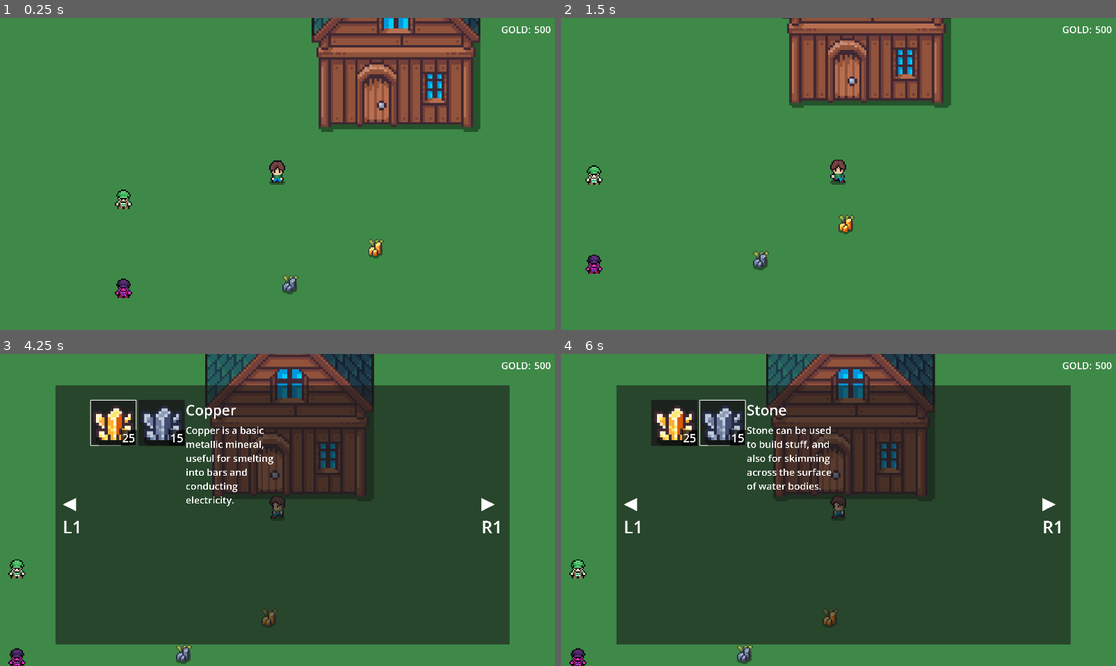
Above: before the commit, frames 1-4 (two rows, left to right).
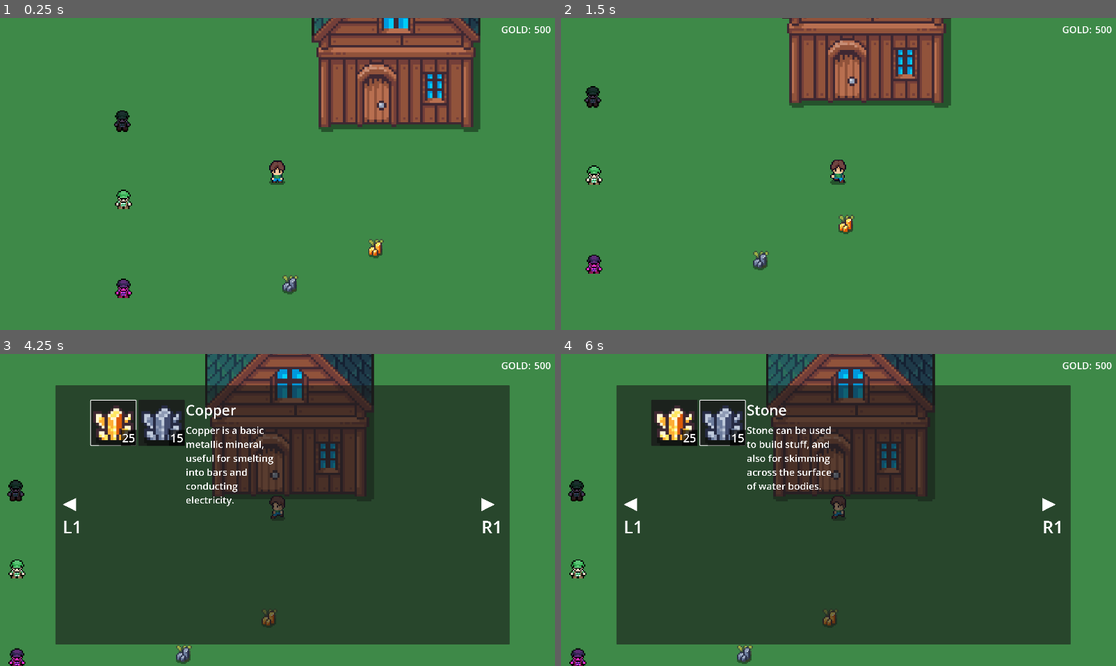
Above: after the commit, the same moments.

Repository: esasiela/hc-adventure-game
Game: Godot game, scene res://scenes/main.tscn
Same seed, same stepped clock (60 frames per second), same inputs: the game is played once before the commit and once after it.
Inputs (mouse positions are in pixels of both pictures, inside the frame that each line leads up to):
- Up to frame 1 (0.25 s): no input
- Up to frame 2 (1.5 s): tap Enter (ui_accept) at 0.5, 0.77 s; move the mouse to (960, 158) at 0.52 s; hold Right (right) 0.53-1.28 s; hold E (interact) 0.53-1.28 s; click (960, 158) at 0.67 s; move the mouse to (727, 189) at 1.27 s; hold Down (down) from 1.28 s (still down); tap E (interact) at 1.35 s
- Up to frame 3 (4.25 s): tap Enter (ui_accept) at 1.52, 3.02, 3.77 s; move the mouse to (333, 441) at 2.02 s; release Down (down) at 2.03 s; hold Right (right) 2.03-2.78 s; hold E (interact) 2.03-2.78 s; move the mouse to (249, 572) at 2.77 s; hold Up (ui_up) 2.78-3.53 s; tap E (interact) at 2.85 s; click (249, 572) at 2.92 s; move the mouse to (444, 556) at 3.52 s; hold Left (left) from 3.53 s (still down); hold E (interact) from 3.53 s (still down); tap I (inventory_toggle) at 4.15 s
- Up to frame 4 (6 s): move the mouse to (672, 422) at 4.27 s; release E (interact) at 4.28 s; tap E (interact) at 4.35, 5.85 s; click (672, 422) at 4.42 s; tap Enter (ui_accept) at 4.52, 5, 5.75 s; move the mouse to (721, 422) at 5.02 s; release Left (left) at 5.03 s; hold Down (down) 5.03-5.78 s; hold E (interact) 5.03-5.78 s; click (721, 422) at 5.17 s; move the mouse to (755, 432) at 5.77 s; hold Right (right) from 5.78 s (still down)

The runs differ from the first frame. In frame 1, 0.2% of the frame differs, in the area x 20-24%, y 29-37%; in frame 2, 0.2%, in the area x 4-8%, y 21-29%; in frame 3, 0.2%; in frame 4, 0.2%.

Commit message:
Add npc service menu

Diff:
--- /dev/null
+++ b/npcs/feydor_slack/feydor_slack_dialogue.tres
@@ -0,0 +1,22 @@
+[gd_resource type="Resource" script_class="Dialogue" format=3 uid="uid://c0y8p652npgg"]
+
+[ext_resource type="Script" uid="uid://bcq7s40seq3ik" path="res://scripts/dialogue/dialogue_choice.gd" id="1_j8pvm"]
+[ext_resource type="Script" uid="uid://baauah4044ivb" path="res://scripts/dialogue/dialogue_line.gd" id="2_oxpat"]
+[ext_resource type="Script" uid="uid://duy33n3rk3o2f" path="res://scripts/dialogue/dialogue.gd" id="3_vdoj0"]
+
+[sub_resource type="Resource" id="Resource_ag6kv"]
+script = ExtResource("1_j8pvm")
+text = "Goodbye"
+metadata/_custom_type_script = "uid://bcq7s40seq3ik"
+
+[sub_resource type="Resource" id="Resource_h40yd"]
+script = ExtResource("2_oxpat")
+speaker = "Feydor"
+text = "Howdee doodee, guy?"
+metadata/_custom_type_script = "uid://baauah4044ivb"
+
+[resource]
+script = ExtResource("3_vdoj0")
+lines = Array[ExtResource("2_oxpat")]([SubResource("Resource_h40yd")])
+choices = Array[ExtResource("1_j8pvm")]([SubResource("Resource_ag6kv")])
+metadata/_custom_type_script = "uid://duy33n3rk3o2f"
--- /dev/null
+++ b/npcs/feydor_slack/feydor_slack_inventory.tres
@@ -0,0 +1,11 @@
+[gd_resource type="Resource" script_class="VendorInventory" format=3 uid="uid://kp02ywkm5xei"]
+
+[ext_resource type="Script" uid="uid://e2o0ti6fh3x8" path="res://npcs/vendor_inventory.gd" id="1_8m17q"]
+[ext_resource type="Script" uid="uid://cbnde0ytvfd0g" path="res://items/item.gd" id="2_1nyvv"]
+[ext_resource type="Resource" uid="uid://dy1o715l7uimk" path="res://items/stone.tres" id="3_1nyvv"]
+[ext_resource type="Resource" uid="uid://q3oklm07ui4s" path="res://items/copper.tres" id="4_4sqcf"]
+
+[resource]
+script = ExtResource("1_8m17q")
+stock = Array[ExtResource("2_1nyvv")]([ExtResource("3_1nyvv"), ExtResource("4_4sqcf")])
+metadata/_custom_type_script = "uid://e2o0ti6fh3x8"
--- /dev/null
+++ b/npcs/feydor_slack/feydor_slack_npc.tscn
@@ -0,0 +1,19 @@
+[gd_scene format=3 uid="uid://bsessbvakrq1f"]
+
+[ext_resource type="PackedScene" uid="uid://q8xeyu0a0hp8" path="res://npcs/npc.tscn" id="1_nquu3"]
+[ext_resource type="Texture2D" uid="uid://b4tn0o7rjfb5d" path="res://assets/images/isaiah658/Green-Cap-Character-16x18.png" id="2_0yt18"]
+[ext_resource type="Resource" uid="uid://c0y8p652npgg" path="res://npcs/feydor_slack/feydor_slack_dialogue.tres" id="2_q8gm6"]
+[ext_resource type="Resource" uid="uid://frd4l0o7g5t1" path="res://quests/gather_copper2/gather_copper2_quest.tres" id="2_te64f"]
+[ext_resource type="Resource" uid="uid://kp02ywkm5xei" path="res://npcs/feydor_slack/feydor_slack_inventory.tres" id="3_u4ebg"]
+
+[node name="FeydorSlack" unique_id=1751764694 instance=ExtResource("1_nquu3")]
+display_name = "Feydor Slack"
+dialogue = ExtResource("2_q8gm6")
+vendor_inventory = ExtResource("3_u4ebg")
+quest = ExtResource("2_te64f")
+
+[node name="Sprite2D" type="Sprite2D" parent="." index="3" unique_id=1796010105]
+modulate = Color(0.2901961, 0.24313726, 0.39215687, 1)
+texture = ExtResource("2_0yt18")
+region_enabled = true
+region_rect = Rect2(0, 0, 16, 18)
--- a/npcs/vendor_one/vendor_one_dialogue.tres
+++ b/npcs/vendor_one/vendor_one_dialogue.tres
@@ -8,6 +8,12 @@
 script = ExtResource("1_sv6e5")
 text = "Let's do business"
 action = "open_vendor"
+metadata/_custom_type_script = "uid://bcq7s40seq3ik"
+
+[sub_resource type="Resource" id="Resource_4gudk"]
+script = ExtResource("1_sv6e5")
+text = "Can I help you with something?"
+action = "open_quest"
 metadata/_custom_type_script = "uid://bcq7s40seq3ik"
 
 [sub_resource type="Resource" id="Resource_ag6kv"]
@@ -24,5 +30,5 @@
 [resource]
 script = ExtResource("3_ks0rb")
 lines = Array[ExtResource("2_h8bt7")]([SubResource("Resource_h40yd")])
-choices = Array[ExtResource("1_sv6e5")]([SubResource("Resource_y6vvo"), SubResource("Resource_ag6kv")])
+choices = Array[ExtResource("1_sv6e5")]([SubResource("Resource_y6vvo"), SubResource("Resource_4gudk"), SubResource("Resource_ag6kv")])
 metadata/_custom_type_script = "uid://duy33n3rk3o2f"
--- a/npcs/vendor_one/vendor_one_npc.tscn
+++ b/npcs/vendor_one/vendor_one_npc.tscn
@@ -5,12 +5,14 @@
 [ext_resource type="Texture2D" uid="uid://ccdvui2l5y0a0" path="res://assets/images/items/shikashi/tile204.png" id="3_4xjor"]
 [ext_resource type="Texture2D" uid="uid://dl7vmpsrfsg6v" path="res://assets/images/ninja_adventure/Actor/Character/OldMan/SpriteSheet.png" id="4_ap1mf"]
 [ext_resource type="Resource" uid="uid://b3s7mun6oyqf4" path="res://npcs/vendor_one/vendor_one_inventory.tres" id="4_ifmkn"]
+[ext_resource type="Resource" uid="uid://cxxbhoax8lrir" path="res://quests/gather_copper/gather_copper_quest.tres" id="5_4xjor"]
 
 [node name="VendorOne" unique_id=1751764694 instance=ExtResource("1_gn6gy")]
 display_name = "Vendor One"
 dialogue = ExtResource("2_ifmkn")
 portrait = ExtResource("3_4xjor")
 vendor_inventory = ExtResource("4_ifmkn")
+quest = ExtResource("5_4xjor")
 
 [node name="Sprite2D" type="Sprite2D" parent="." index="3" unique_id=1256236975]
 texture = ExtResource("4_ap1mf")
--- /dev/null
+++ b/quests/gather_copper2/gather_copper2_completed.tres
@@ -0,0 +1,22 @@
+[gd_resource type="Resource" script_class="Dialogue" format=3 uid="uid://bk20h5bs4wq73"]
+
+[ext_resource type="Script" uid="uid://bcq7s40seq3ik" path="res://scripts/dialogue/dialogue_choice.gd" id="1_uhpi2"]
+[ext_resource type="Script" uid="uid://baauah4044ivb" path="res://scripts/dialogue/dialogue_line.gd" id="2_6jcmp"]
+[ext_resource type="Script" uid="uid://duy33n3rk3o2f" path="res://scripts/dialogue/dialogue.gd" id="3_v7akb"]
+
+[sub_resource type="Resource" id="Resource_qj27g"]
+script = ExtResource("1_uhpi2")
+text = "Goodbye"
+metadata/_custom_type_script = "uid://bcq7s40seq3ik"
+
+[sub_resource type="Resource" id="Resource_cddm4"]
+script = ExtResource("2_6jcmp")
+speaker = "Feydor"
+text = "Thank you for that copper, really helped me out."
+metadata/_custom_type_script = "uid://baauah4044ivb"
+
+[resource]
+script = ExtResource("3_v7akb")
+lines = Array[ExtResource("2_6jcmp")]([SubResource("Resource_cddm4")])
+choices = Array[ExtResource("1_uhpi2")]([SubResource("Resource_qj27g")])
+metadata/_custom_type_script = "uid://duy33n3rk3o2f"
--- /dev/null
+++ b/quests/gather_copper2/gather_copper2_in_progress.tres
@@ -0,0 +1,22 @@
+[gd_resource type="Resource" script_class="Dialogue" format=3 uid="uid://hw3sjireocki"]
+
+[ext_resource type="Script" uid="uid://bcq7s40seq3ik" path="res://scripts/dialogue/dialogue_choice.gd" id="1_dhqtu"]
+[ext_resource type="Script" uid="uid://baauah4044ivb" path="res://scripts/dialogue/dialogue_line.gd" id="2_45dy6"]
+[ext_resource type="Script" uid="uid://duy33n3rk3o2f" path="res://scripts/dialogue/dialogue.gd" id="3_c4jd8"]
+
+[sub_resource type="Resource" id="Resource_nndbv"]
+script = ExtResource("1_dhqtu")
+text = "Goodbye"
+metadata/_custom_type_script = "uid://bcq7s40seq3ik"
+
+[sub_resource type="Resource" id="Resource_bcowk"]
+script = ExtResource("2_45dy6")
+speaker = "Feydor"
+text = "Still working on it? Don't forget — 3 pieces of copper. I'll be here."
+metadata/_custom_type_script = "uid://baauah4044ivb"
+
+[resource]
+script = ExtResource("3_c4jd8")
+lines = Array[ExtResource("2_45dy6")]([SubResource("Resource_bcowk")])
+choices = Array[ExtResource("1_dhqtu")]([SubResource("Resource_nndbv")])
+metadata/_custom_type_script = "uid://duy33n3rk3o2f"
--- /dev/null
+++ b/quests/gather_copper2/gather_copper2_offer.tres
@@ -0,0 +1,34 @@
+[gd_resource type="Resource" script_class="Dialogue" format=3 uid="uid://cd0xdjj78ska0"]
+
+[ext_resource type="Script" uid="uid://bcq7s40seq3ik" path="res://scripts/dialogue/dialogue_choice.gd" id="1_rmyqk"]
+[ext_resource type="Script" uid="uid://baauah4044ivb" path="res://scripts/dialogue/dialogue_line.gd" id="2_0mivd"]
+[ext_resource type="Script" uid="uid://duy33n3rk3o2f" path="res://scripts/dialogue/dialogue.gd" id="3_1epj0"]
+
+[sub_resource type="Resource" id="Resource_pqbi6"]
+script = ExtResource("1_rmyqk")
+text = "I'll help"
+action = "accept_quest"
+metadata/_custom_type_script = "uid://bcq7s40seq3ik"
+
+[sub_resource type="Resource" id="Resource_hb6uf"]
+script = ExtResource("1_rmyqk")
+text = "Not now"
+metadata/_custom_type_script = "uid://bcq7s40seq3ik"
+
+[sub_resource type="Resource" id="Resource_cp7qj"]
+script = ExtResource("2_0mivd")
+speaker = "Feydor"
+text = "You seem to have a strong back, traveler! Are you interested in a job?"
+metadata/_custom_type_script = "uid://baauah4044ivb"
+
+[sub_resource type="Resource" id="Resource_sh8hx"]
+script = ExtResource("2_0mivd")
+speaker = "Feydor"
+text = "I've been low on copper for weeks. If you could bring me 3 pieces of copper ore, I'd reward you well."
+metadata/_custom_type_script = "uid://baauah4044ivb"
+
+[resource]
+script = ExtResource("3_1epj0")
+lines = Array[ExtResource("2_0mivd")]([SubResource("Resource_cp7qj"), SubResource("Resource_sh8hx")])
+choices = Array[ExtResource("1_rmyqk")]([SubResource("Resource_pqbi6"), SubResource("Resource_hb6uf")])
+metadata/_custom_type_script = "uid://duy33n3rk3o2f"
--- /dev/null
+++ b/quests/gather_copper2/gather_copper2_quest.tres
@@ -0,0 +1,47 @@
+[gd_resource type="Resource" script_class="Quest" format=3 uid="uid://frd4l0o7g5t1"]
+
+[ext_resource type="Resource" uid="uid://bk20h5bs4wq73" path="res://quests/gather_copper2/gather_copper2_completed.tres" id="1_es20n"]
+[ext_resource type="Resource" uid="uid://hw3sjireocki" path="res://quests/gather_copper2/gather_copper2_in_progress.tres" id="2_haq05"]
+[ext_resource type="Script" uid="uid://d0fnk84827y3j" path="res://quests/objective.gd" id="3_perwf"]
+[ext_resource type="Resource" uid="uid://cd0xdjj78ska0" path="res://quests/gather_copper2/gather_copper2_offer.tres" id="4_ddrj8"]
+[ext_resource type="Resource" uid="uid://q3oklm07ui4s" path="res://items/copper.tres" id="4_uptkx"]
+[ext_resource type="Script" uid="uid://bpnpycmbewxmx" path="res://quests/objective_gather.gd" id="5_fsgiy"]
+[ext_resource type="Script" uid="uid://dnsnn3jvnfqdq" path="res://quests/reward.gd" id="7_hnvrj"]
+[ext_resource type="Script" uid="uid://dvuxfj4rkkw00" path="res://quests/reward_gold.gd" id="8_3dxqs"]
+[ext_resource type="Resource" uid="uid://dy1o715l7uimk" path="res://items/stone.tres" id="9_68ijy"]
+[ext_resource type="Script" uid="uid://478l12uuxcht" path="res://quests/reward_item.gd" id="10_bbqpy"]
+[ext_resource type="Script" uid="uid://klkf740dgoy6" path="res://quests/quest.gd" id="11_tihay"]
+[ext_resource type="Resource" uid="uid://nijs64ax8ytb" path="res://quests/gather_copper2/gather_copper2_turn_in.tres" id="12_xcwln"]
+
+[sub_resource type="Resource" id="Resource_axnii"]
+script = ExtResource("5_fsgiy")
+item = ExtResource("4_uptkx")
+required_quantity = 3
+description = "Gather Copper ore"
+metadata/_custom_type_script = "uid://bpnpycmbewxmx"
+
+[sub_resource type="Resource" id="Resource_rmlik"]
+script = ExtResource("8_3dxqs")
+amount = 55
+description = "55 Gold"
+metadata/_custom_type_script = "uid://dvuxfj4rkkw00"
+
+[sub_resource type="Resource" id="Resource_no3lo"]
+script = ExtResource("10_bbqpy")
+item = ExtResource("9_68ijy")
+quantity = 3
+description = "1 Stone"
+metadata/_custom_type_script = "uid://478l12uuxcht"
+
+[resource]
+script = ExtResource("11_tihay")
+id = "gather_copper2"
+title = "Vendor's Copper"
+description = "The vendor Feydor Slack needs copper ore to trade with the passing caravans. Bring him 3 pieces of copper."
+objectives = Array[ExtResource("3_perwf")]([SubResource("Resource_axnii")])
+offer_dialogue = ExtResource("4_ddrj8")
+in_progress_dialogue = ExtResource("2_haq05")
+turn_in_dialogue = ExtResource("12_xcwln")
+completed_dialogue = ExtResource("1_es20n")
+rewards = Array[ExtResource("7_hnvrj")]([SubResource("Resource_rmlik"), SubResource("Resource_no3lo")])
+metadata/_custom_type_script = "uid://klkf740dgoy6"
--- /dev/null
+++ b/quests/gather_copper2/gather_copper2_turn_in.tres
@@ -0,0 +1,34 @@
+[gd_resource type="Resource" script_class="Dialogue" format=3 uid="uid://nijs64ax8ytb"]
+
+[ext_resource type="Script" uid="uid://bcq7s40seq3ik" path="res://scripts/dialogue/dialogue_choice.gd" id="1_gn0qa"]
+[ext_resource type="Script" uid="uid://baauah4044ivb" path="res://scripts/dialogue/dialogue_line.gd" id="2_6u2in"]
+[ext_resource type="Script" uid="uid://duy33n3rk3o2f" path="res://scripts/dialogue/dialogue.gd" id="3_13iu0"]
+
+[sub_resource type="Resource" id="Resource_a2w1e"]
+script = ExtResource("1_gn0qa")
+text = "Thank you"
+action = "turn_in_quest"
+metadata/_custom_type_script = "uid://bcq7s40seq3ik"
+
+[sub_resource type="Resource" id="Resource_g8cu6"]
+script = ExtResource("1_gn0qa")
+text = "Hold on, not yet"
+metadata/_custom_type_script = "uid://bcq7s40seq3ik"
+
+[sub_resource type="Resource" id="Resource_bs5ug"]
+script = ExtResource("2_6u2in")
+speaker = "Feydor"
+text = "You've got it! Excellent work."
+metadata/_custom_type_script = "uid://baauah4044ivb"
+
+[sub_resource type="Resource" id="Resource_kp1rg"]
+script = ExtResource("2_6u2in")
+speaker = "Feydor"
+text = "Here's what I promised."
+metadata/_custom_type_script = "uid://baauah4044ivb"
+
+[resource]
+script = ExtResource("3_13iu0")
+lines = Array[ExtResource("2_6u2in")]([SubResource("Resource_bs5ug"), SubResource("Resource_kp1rg")])
+choices = Array[ExtResource("1_gn0qa")]([SubResource("Resource_a2w1e"), SubResource("Resource_g8cu6")])
+metadata/_custom_type_script = "uid://duy33n3rk3o2f"
--- a/scenes/zones/bidwell_square/bidwell_square_zone.tscn
+++ b/scenes/zones/bidwell_square/bidwell_square_zone.tscn
@@ -4,10 +4,11 @@
 [ext_resource type="TileSet" uid="uid://cee6ya3y4x8dn" path="res://tile_sets/outdoor_tileset.tres" id="2_dhck0"]
 [ext_resource type="PackedScene" uid="uid://01uqb2odcapj" path="res://scenes/harvest_node_marker.tscn" id="3_5pled"]
 [ext_resource type="Texture2D" uid="uid://cir72fvdwnbop" path="res://assets/images/decor/House_1_Wood_Base_Blue.png" id="3_e48xg"]
-[ext_resource type="PackedScene" uid="uid://cddtchahi40mp" path="res://npcs/aldwin_smith/aldwin_smith.tscn" id="3_k2550"]
-[ext_resource type="PackedScene" uid="uid://cs1e6e8yoajcb" path="res://npcs/grungie_grumble/grungie_grumble.tscn" id="4_ahnkc"]
+[ext_resource type="PackedScene" uid="uid://cddtchahi40mp" path="res://npcs/aldwin_smith/aldwin_smith_npc.tscn" id="3_k2550"]
+[ext_resource type="PackedScene" uid="uid://cs1e6e8yoajcb" path="res://npcs/grungie_grumble/grungie_grumble_npc.tscn" id="4_ahnkc"]
 [ext_resource type="Resource" uid="uid://dlmfc2brf566g" path="res://harvest_nodes/copper_spawn_profile.tres" id="4_k2550"]
 [ext_resource type="PackedScene" uid="uid://cml6jhn7slil7" path="res://scenes/door.tscn" id="4_ub5mf"]
+[ext_resource type="PackedScene" uid="uid://bsessbvakrq1f" path="res://npcs/feydor_slack/feydor_slack_npc.tscn" id="5_0udjk"]
 [ext_resource type="Resource" uid="uid://bj5il7ktxon6n" path="res://harvest_nodes/stone_spawn_profile.tres" id="6_qy5nk"]
 
 [node name="BidwellSquareZone" unique_id=1825439271 instance=ExtResource("1_sjqc4")]
@@ -24,6 +25,9 @@
 
 [node name="GrungieGrumble" parent="NPCs" parent_id_path=PackedInt32Array(1279334607) index="1" unique_id=409231599 instance=ExtResource("4_ahnkc")]
 position = Vector2(516, 594)
+
+[node name="FeydorSlack" parent="NPCs" parent_id_path=PackedInt32Array(1279334607) index="2" unique_id=2073144525 instance=ExtResource("5_0udjk")]
+position = Vector2(515, 455)
 
 [node name="Copper" parent="HarvestNodeMarkers" parent_id_path=PackedInt32Array(178503207) index="0" unique_id=1645630429 instance=ExtResource("3_5pled")]
 position = Vector2(725, 561)
--- a/scripts/dialogue_ui.gd
+++ b/scripts/dialogue_ui.gd
@@ -54,16 +54,22 @@
 
 	# focus the first choice for controller nav
 	if choices_container.get_child_count() > 0:
+		print("dialogue showing choices, count=", choices_container.get_child_count(), " grabbing focus on first")
 		choices_container.get_child(0).grab_focus.call_deferred()
+	else:
+		print("dialogue showing zero or fewer choices")
 
 
 func _clear_choices() -> void:
 	for child in choices_container.get_children():
+		choices_container.remove_child(child)
 		child.queue_free()
+
 
 func _on_choice_pressed(action: String) -> void:
 	choice_selected.emit(action)
-	close()
+	if action in ["close", "open_vendor", "accept_quest", "turn_in_quest"]:
+		close()
 
 
 func close() -> void:
--- a/scripts/main.gd
+++ b/scripts/main.gd
@@ -12,6 +12,7 @@
 
 	# TODO replace quest registry with something dynamic
 	QuestLog.register_quest(preload("res://quests/gather_copper/gather_copper_quest.tres"))
+	QuestLog.register_quest(preload("res://quests/gather_copper2/gather_copper2_quest.tres"))
 	QuestLog.register_quest(preload("res://quests/gather_stone/gather_stone_quest.tres"))
 
 	if initial_zone_path == "":
--- a/scripts/npc.gd
+++ b/scripts/npc.gd
@@ -31,16 +31,69 @@
 
 
 func talk_to(player: Player) -> void:
-	var dialogue_to_play := _pick_dialogue()
-	if not dialogue_to_play:
+	var services := _available_services()
+	if services.is_empty():
 		return
-
+	if services.size() == 1:
+		_start_service(services[0])
+		return
+	# multiple — show generated menu
+	var menu := _build_service_menu()
 	var dialogue_ui := get_tree().get_first_node_in_group("dialogue_ui") as DialogueUI
 	if not dialogue_ui.choice_selected.is_connected(_on_dialogue_choice):
 		dialogue_ui.choice_selected.connect(_on_dialogue_choice)
 	if not dialogue_ui.closed.is_connected(_on_dialogue_closed):
 		dialogue_ui.closed.connect(_on_dialogue_closed)
-	dialogue_ui.show_dialogue(dialogue_to_play, self)
+	dialogue_ui.show_dialogue(menu, self)
+
+
+func _build_service_menu() -> Dialogue:
+	var menu := Dialogue.new()
+	var line := DialogueLine.new()
+	line.speaker = display_name
+	line.text = "What can I help you with?"
+	menu.lines = [line]
+
+	menu.choices = []
+	if quest and _pick_quest_dialogue() != null:
+		var c := DialogueChoice.new()
+		c.text = "About that work..."
+		c.action = "open_quest"
+		menu.choices.append(c)
+	if vendor_inventory:
+		var c := DialogueChoice.new()
+		c.text = "Show me your wares"
+		c.action = "open_vendor"
+		menu.choices.append(c)
+	if dialogue:
+		var c := DialogueChoice.new()
+		c.text = "Let's talk"
+		c.action = "open_chat"
+		menu.choices.append(c)
+	var goodbye := DialogueChoice.new()
+	goodbye.text = "Goodbye"
+	goodbye.action = "close"
+	menu.choices.append(goodbye)
+
+	return menu
+
+
+func _start_service(service: String) -> void:
+	match service:
+		"quest": _open_quest()
+		"vendor": _open_vendor()
+		"chat": _open_chat()
+
+func _available_services() -> Array:
+	var result: Array = []
+	if quest and _pick_quest_dialogue() != null:
+		result.append("quest")
+	if vendor_inventory:
+		result.append("vendor")
+	if dialogue:
+		result.append("chat")
+	return result
+
 
 func _pick_dialogue() -> Dialogue:
 	# Quest-aware: if NPC has a quest, route based on its state
@@ -66,8 +119,12 @@
 
 func _on_dialogue_choice(action: String) -> void:
 	match action:
+		"open_chat":
+			_open_chat()
 		"open_vendor":
 			_open_vendor()
+		"open_quest":
+			_open_quest()
 		"accept_quest":
 			if quest:
 				QuestLog.accept_quest(quest)
@@ -87,6 +144,43 @@
 	dialogue_ui.closed.disconnect(_on_dialogue_closed)
 
 
+func _open_chat() -> void:
+	print("_open_chat called, dialogue=", dialogue)
+	if not dialogue:
+		return
+	var dialogue_ui := get_tree().get_first_node_in_group("dialogue_ui") as DialogueUI
+	dialogue_ui.show_dialogue.call_deferred(dialogue, self)
+
+
 func _open_vendor() -> void:
 	var vendor_ui := get_tree().get_first_node_in_group("vendor_ui") as VendorUI
 	vendor_ui.open_for(self)
+
+
+func _open_quest() -> void:
+	print("_open_quest on ", display_name, " quest=", quest)
+	if not quest:
+		print("npc has no quest, exiting dialogue")
+		return
+	print("npc has a quest, continuing dialogue")
+	var dialogue_to_play := _pick_quest_dialogue()
+	if not dialogue_to_play:
+		return
+	var dialogue_ui := get_tree().get_first_node_in_group("dialogue_ui") as DialogueUI
+	dialogue_ui.show_dialogue.call_deferred(dialogue_to_play, self)
+
+
+func _pick_quest_dialogue() -> Dialogue:
+	if not quest:
+		return null
+	var state := QuestLog.get_state(quest)
+	match state:
+		QuestLog.QuestState.NOT_STARTED:
+			return quest.offer_dialogue
+		QuestLog.QuestState.ACTIVE:
+			return quest.in_progress_dialogue
+		QuestLog.QuestState.READY:
+			return quest.turn_in_dialogue
+		QuestLog.QuestState.TURNED_IN:
+			return quest.completed_dialogue
+	return null
Renamed: npcs/aldwin_smith/aldwin_smith.tscn -> npcs/aldwin_smith/aldwin_smith_npc.tscn
Renamed: npcs/grungie_grumble/grungie_grumble.tscn -> npcs/grungie_grumble/grungie_grumble_npc.tscn
